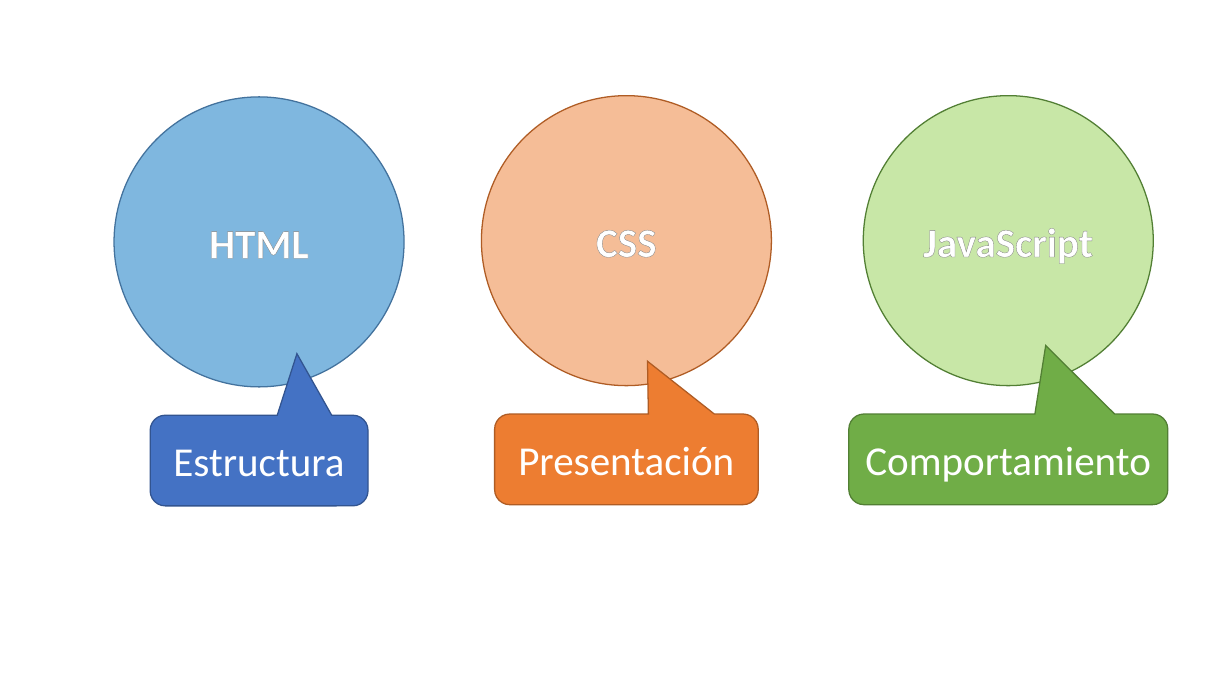
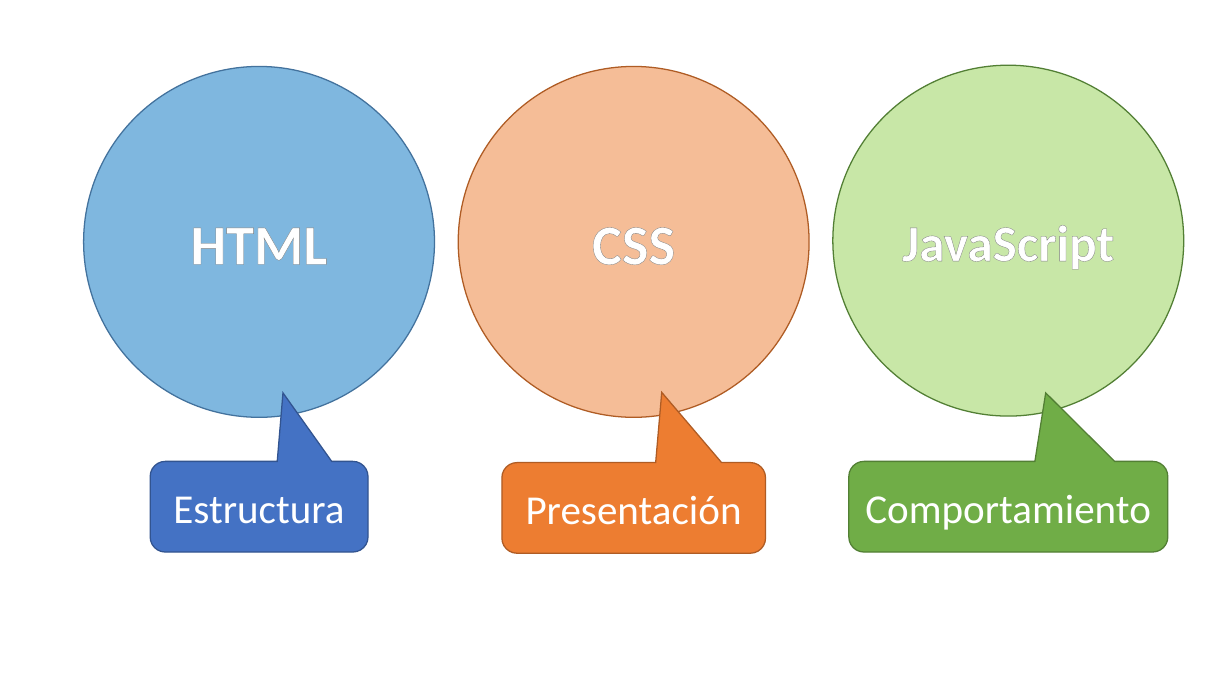
Before and after one commit to Nuevas-Tecnologias-FIUBA/Clase-HTML-CSS, a slide deck: slide 4 of Slides/Clase.pptx (slide 5 before the commit). Drawn at 1232x693 pixels with LibreOffice and Linux fonts; fonts in the diff are those of the drawing. Boxes give left, top, right and bottom in pixels: in the first picture for what was removed or moved away, otherwise in the second. Text is boxed around its words. In the diff, an @@ line names an element or a change of style, - is before the commit and + after.

```diff
--- a/Slides/Clase.pptx
+++ b/Slides/Clase.pptx
@@ ellipse "HTML": place and size @@
-ellipse "HTML" at bbox=[114, 97, 404, 387]
+ellipse "HTML" at bbox=[84, 67, 435, 418]
@@ ellipse "HTML" at bbox=[84, 67, 435, 418]: size 32 to 44 pt @@
@@ ellipse "CSS" at bbox=[458, 67, 810, 418]: size 32 to 44 pt @@
@@ ellipse "CSS": place and size @@
-ellipse "CSS" at bbox=[482, 96, 772, 386]
+ellipse "CSS" at bbox=[458, 67, 810, 418]
@@ ellipse "JavaScript": place and size @@
-ellipse "JavaScript" at bbox=[863, 96, 1153, 386]
+ellipse "JavaScript" at bbox=[833, 66, 1184, 417]
@@ ellipse "JavaScript" at bbox=[833, 66, 1184, 417]: size 32 to 40 pt @@
@@ rounded speech box "Estructura": place and size @@
-rounded speech box "Estructura" at bbox=[151, 415, 369, 506]
+rounded speech box "Estructura" at bbox=[151, 461, 369, 552]
@@ rounded speech box "Estructura" at bbox=[151, 461, 369, 552]: proportions changed @@
@@ rounded speech box "Presentación" at bbox=[502, 463, 765, 554]: proportions changed @@
@@ rounded speech box "Presentación": place and size @@
-rounded speech box "Presentación" at bbox=[494, 414, 758, 505]
+rounded speech box "Presentación" at bbox=[502, 463, 765, 554]
@@ rounded speech box "Comportamiento": place and size @@
-rounded speech box "Comportamiento" at bbox=[849, 414, 1168, 505]
+rounded speech box "Comportamiento" at bbox=[849, 461, 1168, 552]
```
Also in this commit, not shown: 4 other slides changed, 2 slides removed.
